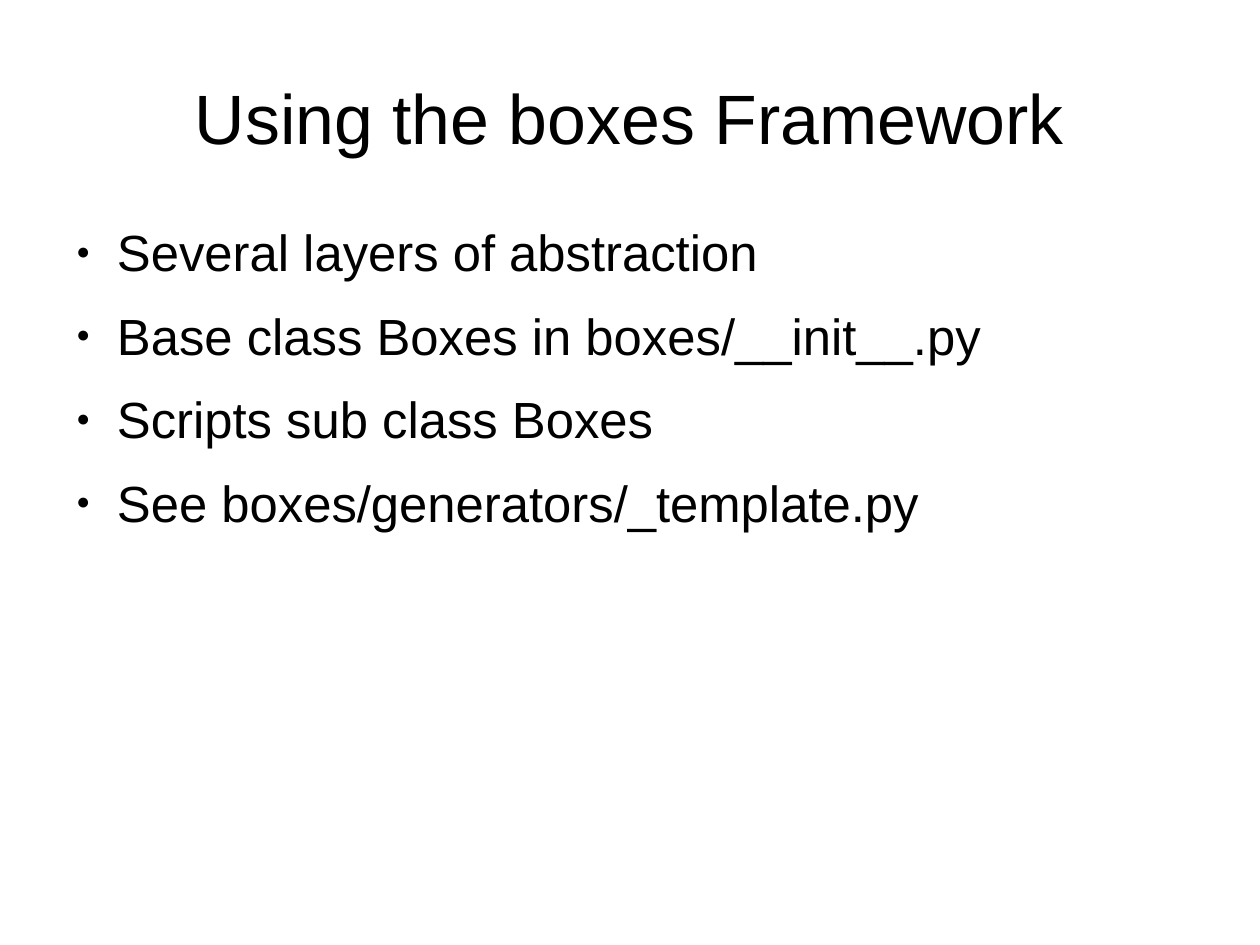
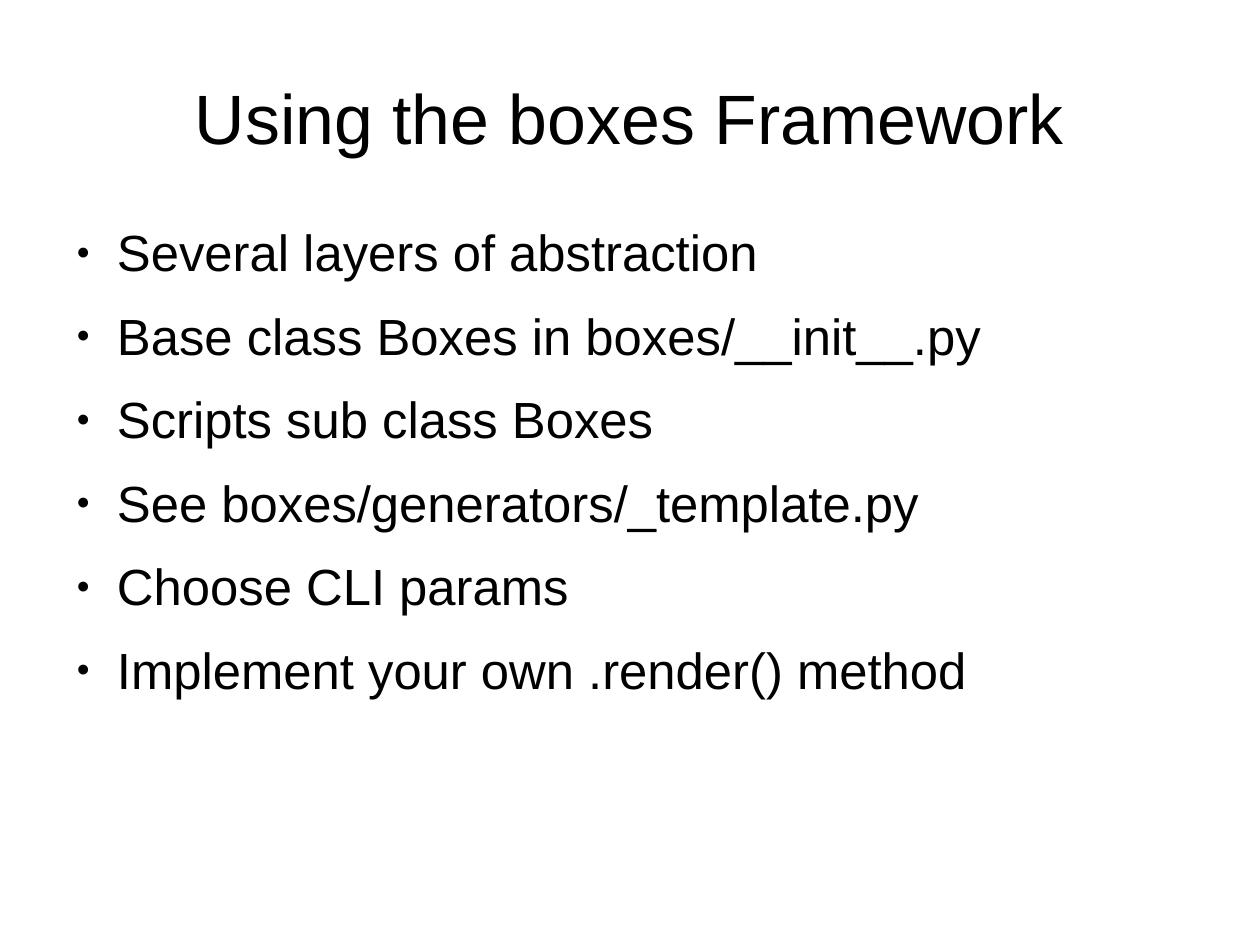
Before and after one commit to florianfesti/boxes, a slide deck: slide 31 of documentation/presentation.odp (slide 24 before the commit). Drawn at 1260x945 pixels with LibreOffice and Linux fonts; fonts in the diff are those of the drawing. Boxes give left, top, right and bottom in pixels: in the first picture for what was removed or moved away, otherwise in the second. Text is boxed around its words. In the diff, an @@ line names an element or a change of style, - is before the commit and + after.

```diff
--- a/documentation/presentation.odp
+++ b/documentation/presentation.odp
@@ text at (117,568,966,699): paragraphs added @@
+● Choose CLI params
+● Implement your own .render() method
```
Also in this commit, not shown: 8 other slides changed, 7 slides added.
